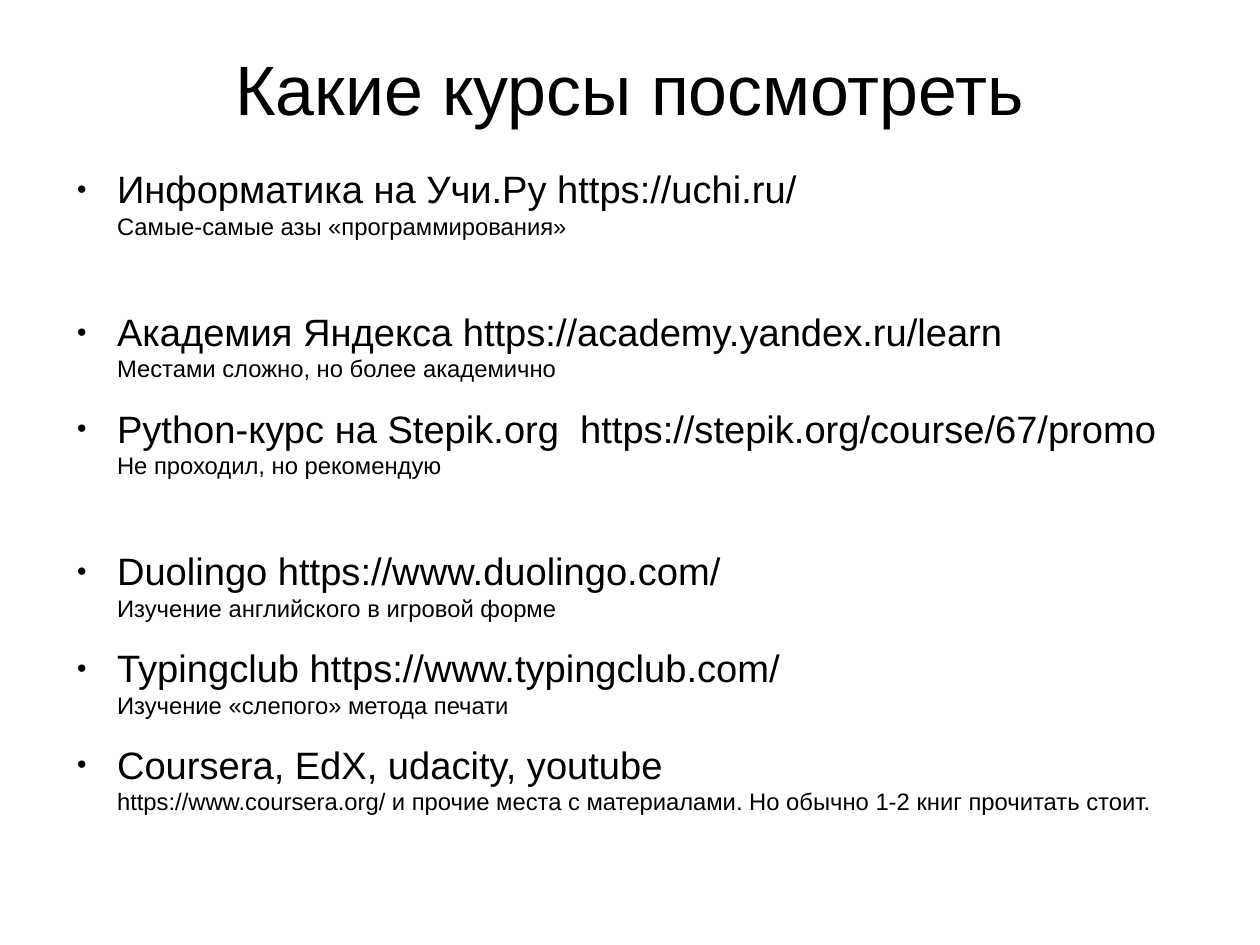
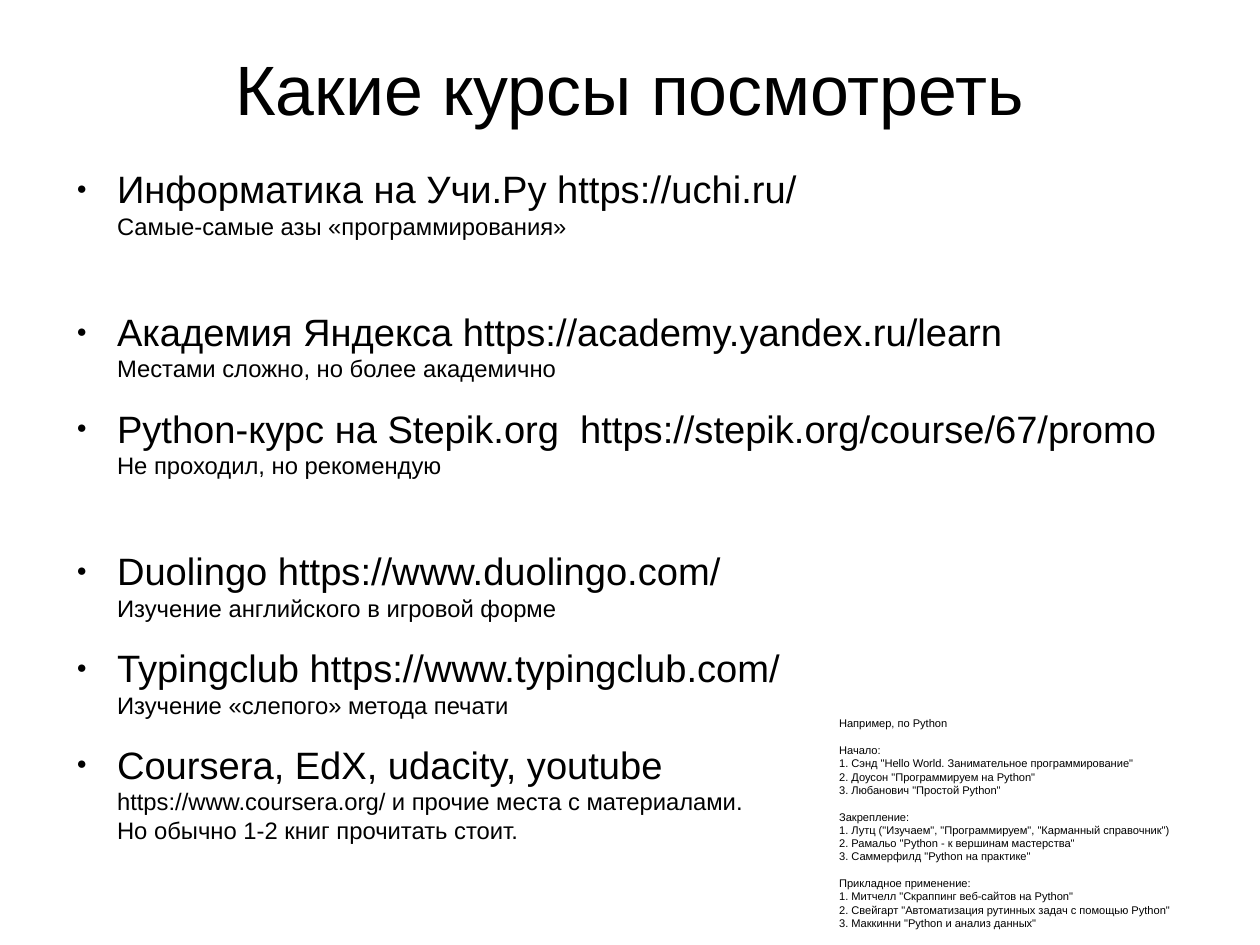
Before and after one commit to j-avdeev/SchoolCourse, a slide deck: slide 7 of ProfOrient.odp. Drawn at 1260x945 pixels with LibreOffice and Linux fonts; fonts in the diff are those of the drawing. Boxes give left, top, right and bottom in pixels: in the first picture for what was removed or moved away, otherwise in the second. Text is boxed around its words. In the diff, an @@ line names an element or a change of style, - is before the commit and + after.

```diff
--- a/ProfOrient.odp
+++ b/ProfOrient.odp
@@ text "Информатика на Учи.Ру https://uchi.ru/ Самые-самые ..." rewrapped from (117, 175, 1156, 815) to (117, 175, 1156, 844) @@
@@ text added at (839, 719, 1169, 930), 7 pt, text #000000 @@
+Например, по Python
+Начало:
+1. Сэнд "Hello World. Занимательное программирование"
+2. Доусон "Программируем на Python"
+3. Любанович "Простой Python"
+Закрепление:
+1. Лутц ("Изучаем", "Программируем", "Карманный справочник")
+2. Рамальо "Python - к вершинам мастерства"
+3. Саммерфилд "Python на практике"
+Прикладное применение:
+1. Митчелл "Скраппинг веб-сайтов на Python"
+2. Свейгарт "Автоматизация рутинных задач с помощью Python"
+3. Маккинни "Python и анализ данных"
```
Also in this commit, not shown: 2 other slides changed, 2 other files.
